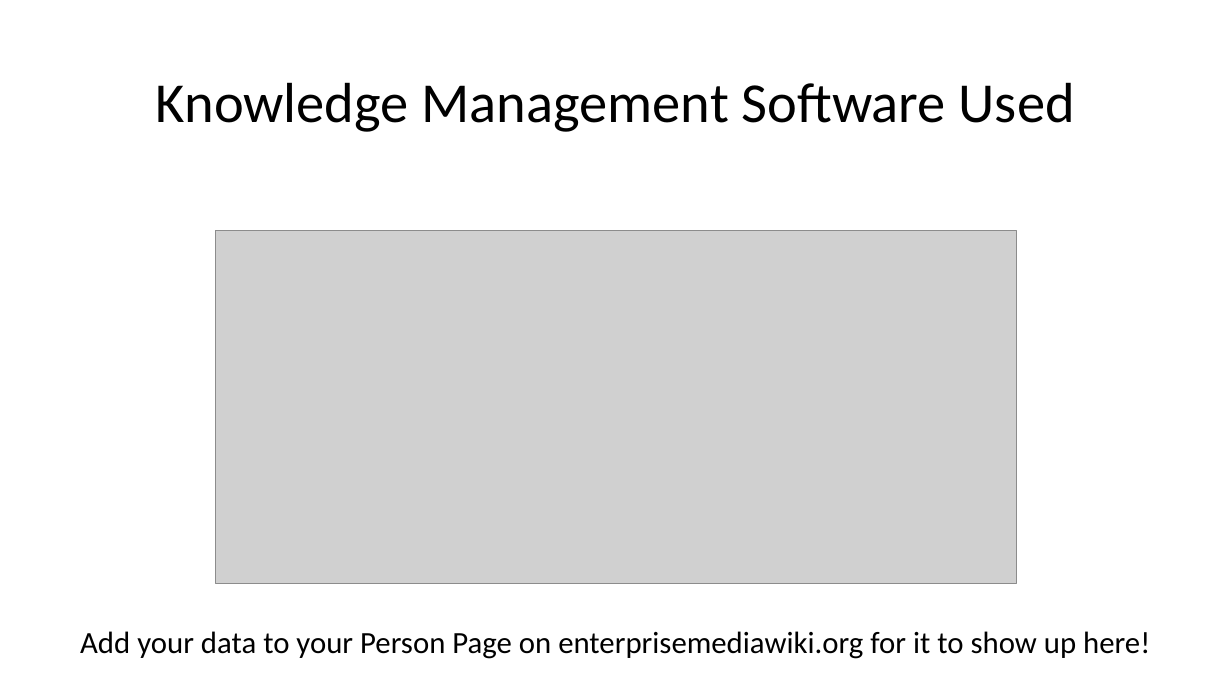
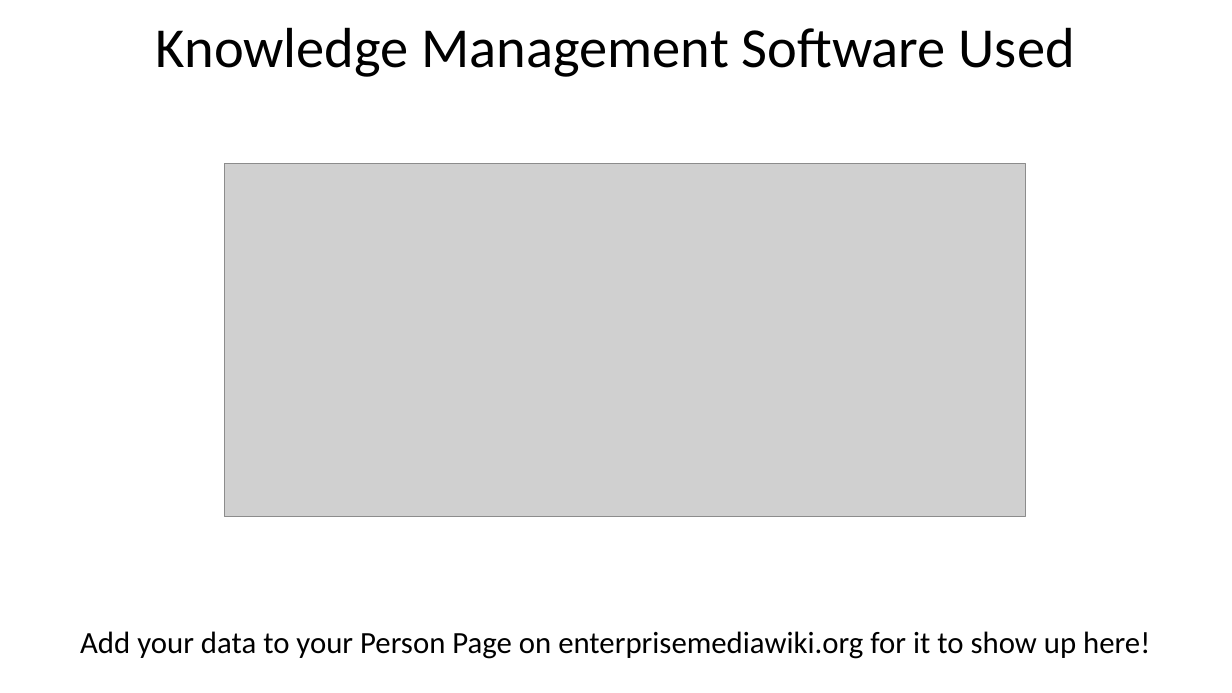
Before and after one commit to enterprisemediawiki/Conference, a slide deck: slide 11 of Screensaver for Conference.pptx. Drawn at 1232x693 pixels with LibreOffice and Linux fonts; fonts in the diff are those of the drawing; grey boxes stand for pictures. Boxes give left, top, right and bottom in pixels: in the first picture for what was removed or moved away, otherwise in the second. Text is boxed around its words. In the diff, an @@ line names an element or a change of style, - is before the commit and + after.

```diff
--- a/Screensaver for Conference.pptx
+++ b/Screensaver for Conference.pptx
@@ title "Knowledge Management Software Used": place and size @@
-title "Knowledge Management Software Used" at [156,82,1075,132]
+title "Knowledge Management Software Used" at [156,27,1075,77]
@@ picture: place and size @@
-picture at [215,230,1017,583]
+picture at [225,164,1026,517]
```
Also in this commit, not shown: 10 other slides changed, 11 other files.
